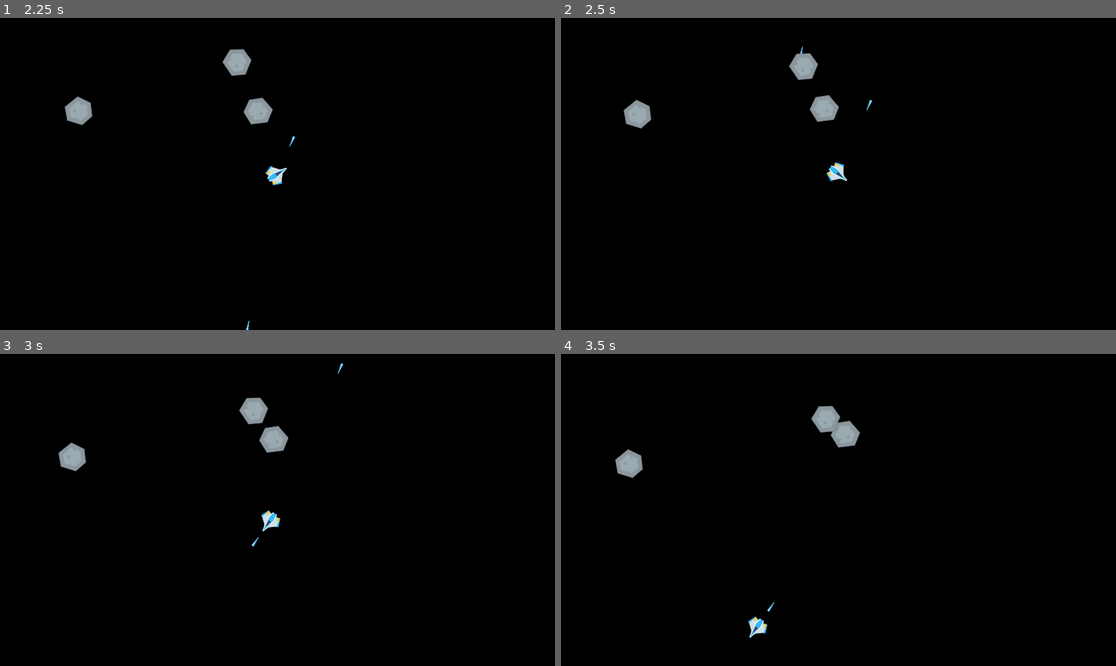
Above: before the commit, frames 1-4 (two rows, left to right).
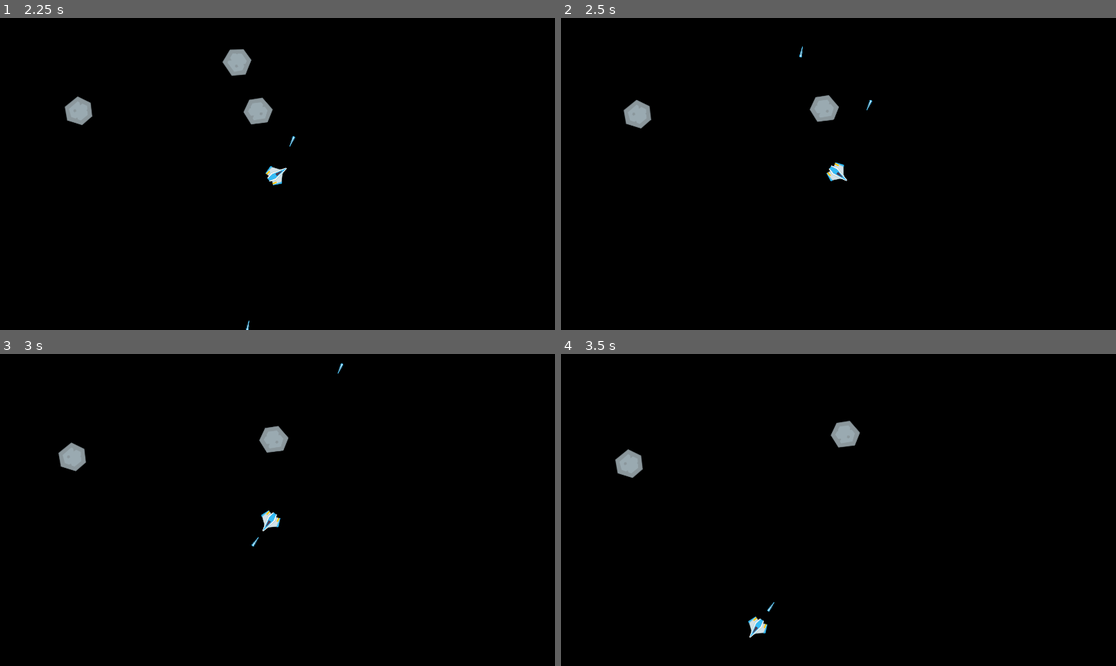
Above: after the commit, the same moments.

Repository: RansomDC/Asteroids-Clone
Game: Godot game, scene res://Scenes/Level/Level.tscn
The game is run twice, just before and just after one commit, with the same random seed, the same clock (stepped at 60 frames per second) and the same inputs.
Inputs:
- Up to frame 1 (2.25 s): hold Right (ui_right) 0.53-1.28 s; tap Alt (fire) at 0.6, 1.35, 2.1 s; hold Left (ui_left) 1.28-2.03 s; hold Right (ui_right) from 2.03 s (still down)
- Up to frame 2 (2.5 s): keep holding Right (ui_right)
- Up to frame 3 (3 s): release Right (ui_right) at 2.78 s; hold Up (ui_up) from 2.78 s (still down); tap Alt (fire) at 2.85 s
- Up to frame 4 (3.5 s): keep holding Up (ui_up)

Frame 1 is identical in both runs. In frame 2, 0.3% of the frame differs, in the area x 41-47%, y 11-20%; in frame 3, 0.3%; in frame 4, 0.3%.

Commit message:
add collision recognition for asteroids and lasers.

Diff:
--- a/Scenes/Asteroid/Asteroid.gd
+++ b/Scenes/Asteroid/Asteroid.gd
@@ -40,3 +40,8 @@
 		global_position.x = (screen_size.x + radius)
 	elif (global_position.x - radius) > screen_size.x:
 		global_position.x = -radius
+
+
+func _on_asteroid_area_entered(area):
+	if area is Laser:
+		queue_free()
--- a/Scenes/Asteroid/Asteroid.tscn
+++ b/Scenes/Asteroid/Asteroid.tscn
@@ -14,3 +14,5 @@
 [node name="CollisionShape2D" type="CollisionShape2D" parent="."]
 position = Vector2(-1, 0)
 shape = ExtResource("3_e6mqh")
+
+[connection signal="area_entered" from="." to="." method="_on_asteroid_area_entered"]
--- a/Scenes/Laser/Laser.gd
+++ b/Scenes/Laser/Laser.gd
@@ -1,4 +1,5 @@
 extends Area2D
+class_name Laser
 
 @export var speed := 550.0
 
--- a/Scenes/Laser/laser.tscn
+++ b/Scenes/Laser/laser.tscn
@@ -8,8 +8,6 @@
 height = 26.0
 
 [node name="Laser" type="Area2D"]
-collision_layer = 8
-collision_mask = 4
 script = ExtResource("1_ilpuf")
 
 [node name="Sprite2D" type="Sprite2D" parent="."]
--- a/Scenes/Level/Level.gd
+++ b/Scenes/Level/Level.gd
@@ -23,7 +23,6 @@
 
 func _on_player_laser_fired(laser):
 	lasers.add_child(laser)
-	print("laser fired")
 
 func get_random_position():
 	randomize()
--- a/Scenes/Player/Player.gd
+++ b/Scenes/Player/Player.gd
@@ -48,3 +48,7 @@
 	l.global_position = cannon.global_position
 	l.rotation = rotation
 	emit_signal("laser_fired", l)
+
+
+func _on_area_2d_area_entered(area):
+	print("You hit an asteroid")
--- a/Scenes/Player/Player.tscn
+++ b/Scenes/Player/Player.tscn
@@ -13,8 +13,12 @@
 scale = Vector2(0.651786, 1)
 texture = ExtResource("2_jp27x")
 
-[node name="CollisionPolygon2D" type="CollisionPolygon2D" parent="."]
+[node name="Cannon" type="Node2D" parent="."]
+position = Vector2(0, -40)
+
+[node name="ShipArea2D" type="Area2D" parent="."]
+
+[node name="ShipCollisionPoly" type="CollisionPolygon2D" parent="ShipArea2D"]
 polygon = PackedVector2Array(-3, -38, 2, -38, 9, -18, 37, 5, 25, 35, 11, 31, 8, 38, -8, 38, -11, 30, -25, 35, -37, 5, -9, -18)
 
-[node name="Cannon" type="Node2D" parent="."]
-position = Vector2(0, -40)
+[connection signal="area_entered" from="ShipArea2D" to="." method="_on_area_2d_area_entered"]
